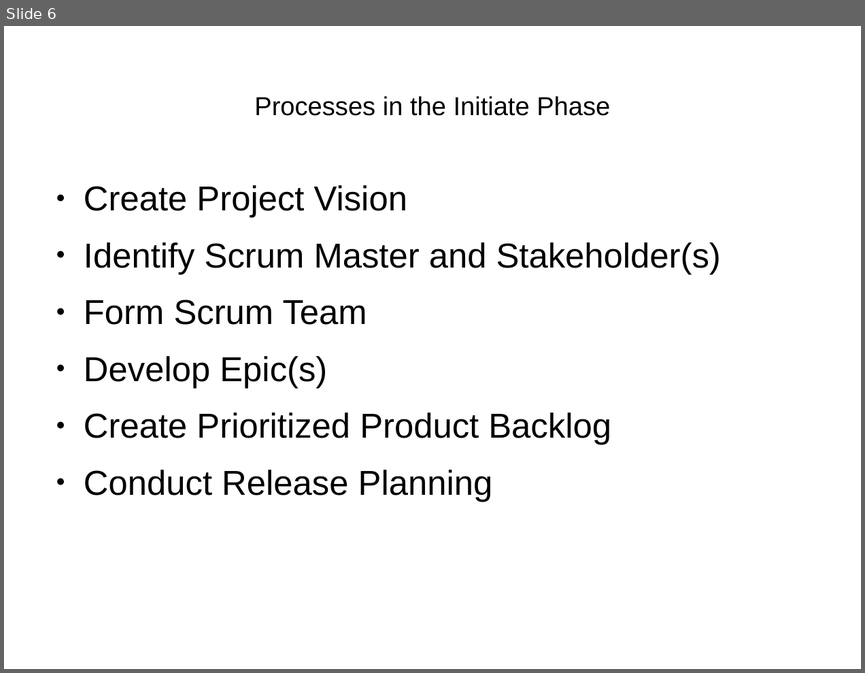
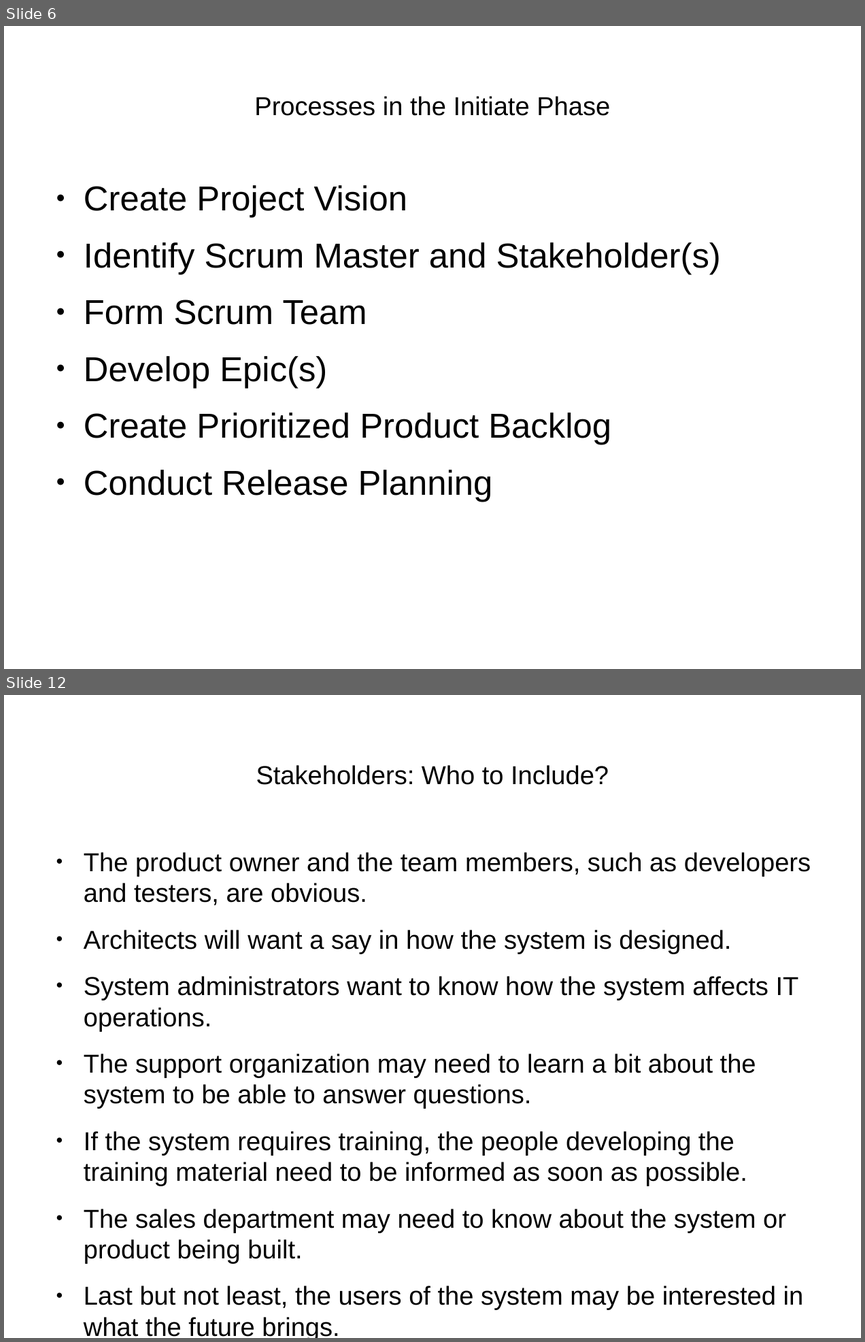
Before and after one commit to henrikarro/uu, a slide deck: 1DL251/project/requirements-presentation.odp. Shown one above the other, each under a label of ours: slide 6 before the commit, slides 6 and 12 after it; the slides between them are not shown. The pictures are 865x673 and 865x1342 pixels, drawn with LibreOffice and Linux fonts; fonts in the diff are those of the drawing. Boxes give left, top, right and bottom in pixels: in the first picture for what was removed or moved away, otherwise in the second. Text is boxed around its words. In the diff, an @@ line names an element or a change of style, - is before the commit and + after.

```diff
--- a/1DL251/project/requirements-presentation.odp
+++ b/1DL251/project/requirements-presentation.odp
@@ slide 12 added at <box>4,695,861,1338</box>, background #FFFFFF @@
@@ title added at <box>256,765,609,785</box>, 24 pt, text #000000 @@
+Stakeholders: Who to Include?
@@ text added at <box>84,852,810,1310</box>, 24 pt, text #000000 @@
+● The product owner and the team members, such as developers and testers, are obvious.
+● Architects will want a say in how the system is designed.
+● System administrators want to know how the system affects IT operations.
+● The support organization may need to learn a bit about the system to be able to answer questions.
+● If the system requires training, the people developing the training material need to be informed as soon as possible.
+● The sales department may need to know about the system or product being built.
+● Last but not least, the users of the system may be interested in what the future brings.
```
Also in this commit, not shown: 2 slides changed, 11 other slides added, 1 other file.
